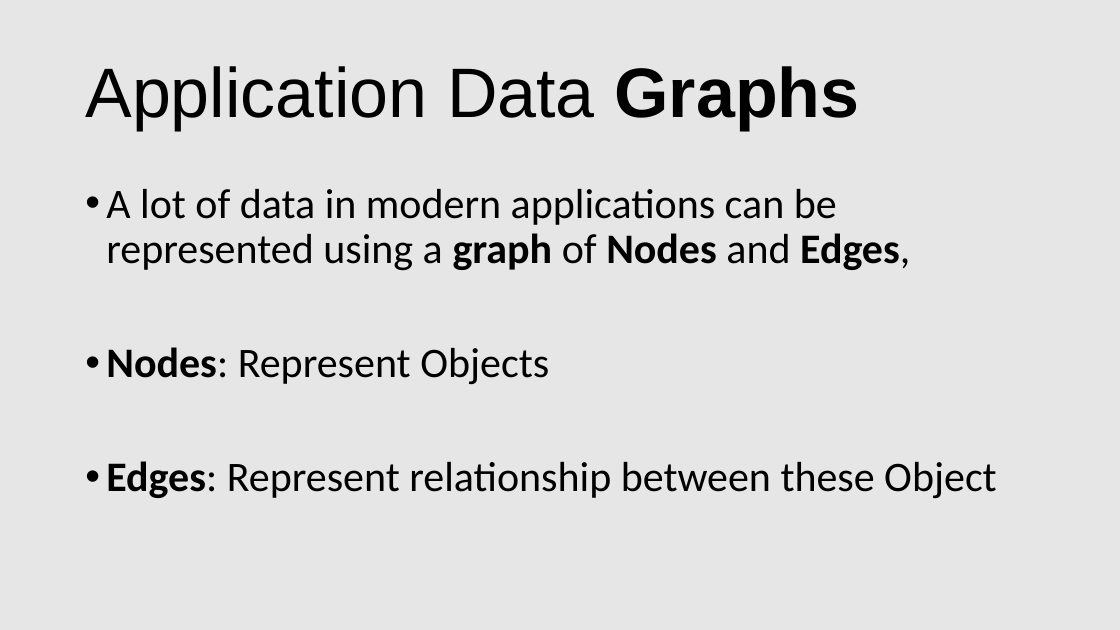
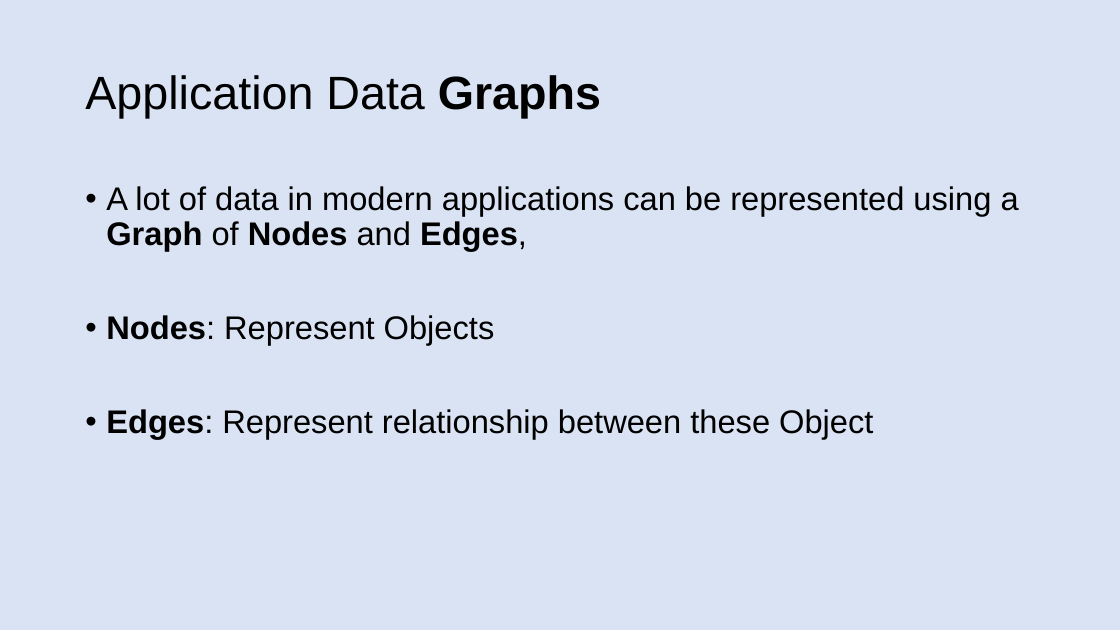
Before and after one commit to patelg123/graphql-presentation, a slide deck: slide 5 of current.pptx (slide 7 before the commit). Drawn at 1120x630 pixels with LibreOffice and Linux fonts; fonts in the diff are those of the drawing. Boxes give left, top, right and bottom in pixels: in the first picture for what was removed or moved away, otherwise in the second. Text is boxed around its words. In the diff, an @@ line names an element or a change of style, - is before the commit and + after.

```diff
--- a/current.pptx
+++ b/current.pptx
@@ background #E7E6E6 to #DAE3F3 @@
@@ title "Application Data Graphs" at <box>85,75,601,118</box>: size 60 to 40 pt @@
@@ text at <box>106,186,1019,251</box>: text changed; size 36 to 28 pt; font Calibri to Arial @@
-• A lot of data in modern applications can be represented using a graph of Nodes and Edges,
+• A lot of data in modern applications can be represented using a Graph of Nodes and Edges,
@@ text at <box>106,315,873,439</box>: size 36 to 28 pt, font Calibri to Arial in "Nodes: Represent Objects", "Edges: Represent relationship between these Object" @@
```
Also in this commit, not shown: 23 other slides changed, 9 slides added, 6 slides removed, 2 other files.
